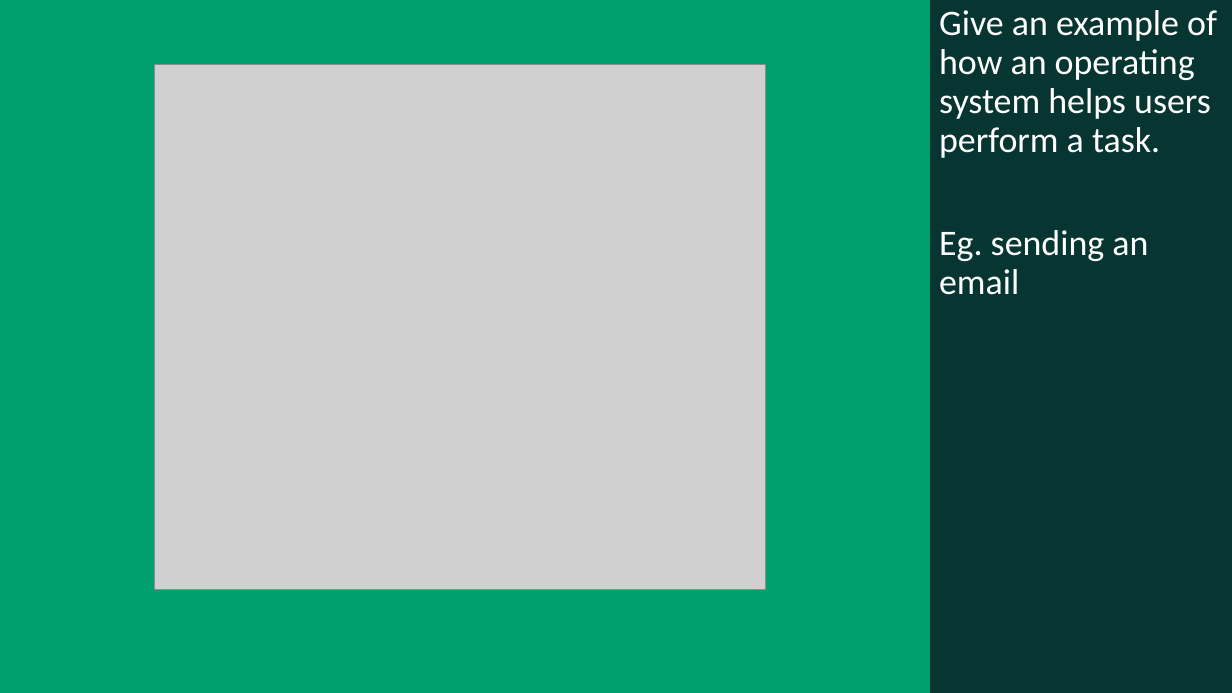
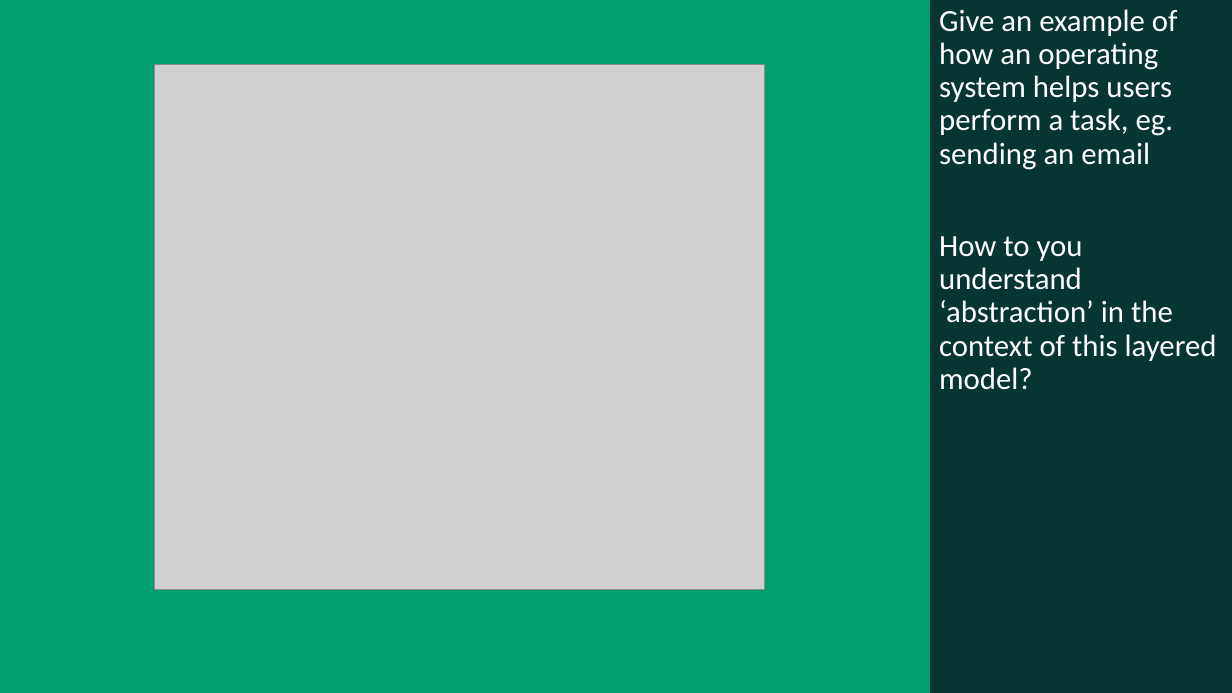
Before and after one commit to roehampton/module-content, a slide deck: slide 4 of digital-literacy/week-02/seminar/week-2-OS-seminar-discussion.pptx. Drawn at 1232x693 pixels with LibreOffice and Linux fonts; fonts in the diff are those of the drawing; grey boxes stand for pictures. Boxes give left, top, right and bottom in pixels: in the first picture for what was removed or moved away, otherwise in the second. Text is boxed around its words. In the diff, an @@ line names an element or a change of style, - is before the commit and + after.

```diff
--- a/digital-literacy/week-02/seminar/week-2-OS-seminar-discussion.pptx
+++ b/digital-literacy/week-02/seminar/week-2-OS-seminar-discussion.pptx
@@ text in rectangle at <box>939,9,1217,390</box>: text changed; size 28 to 24 pt @@
-Give an example of how an operating system helps users perform a task.
-Eg. sending an email
+Give an example of how an operating system helps users perform a task, eg. sending an email
+How to you understand ‘abstraction’ in the context of this layered model?
```
Also in this commit, not shown: 2 other slides changed.
